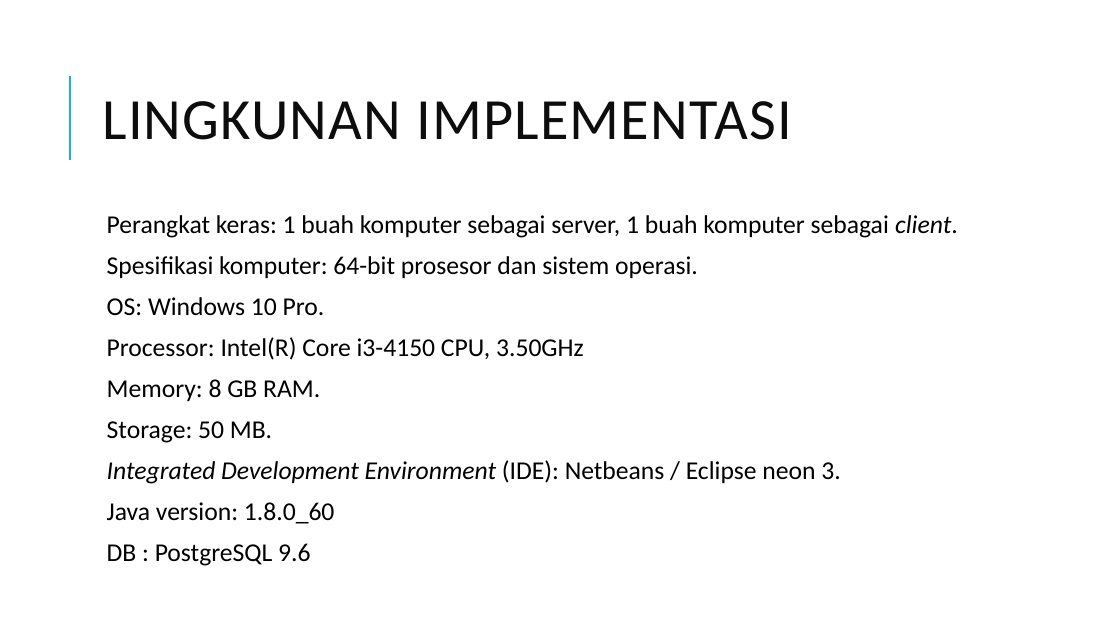
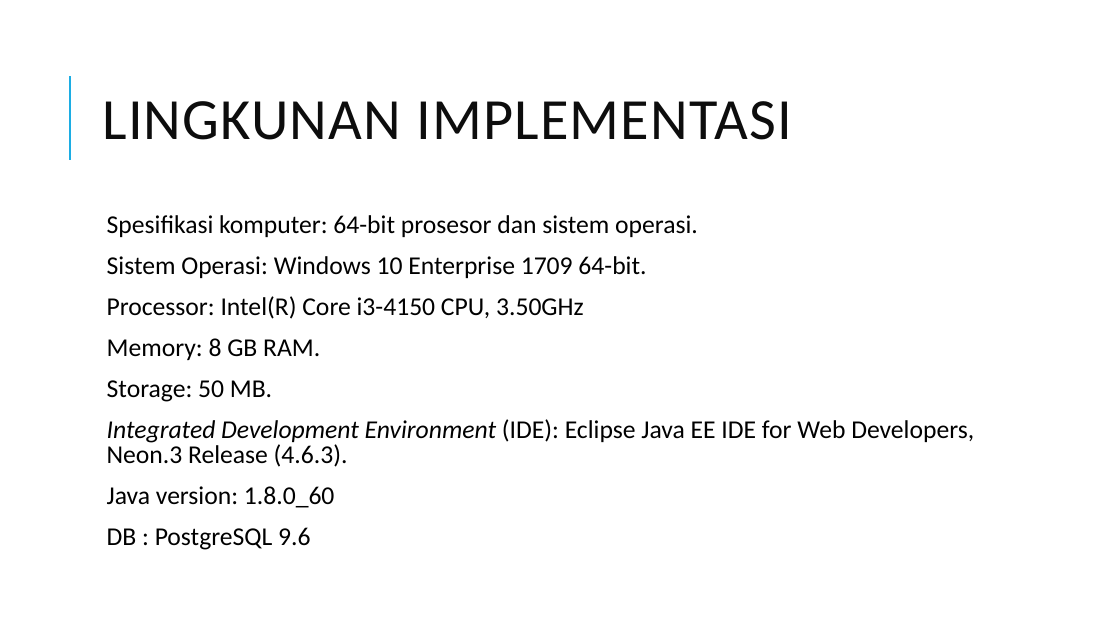
Before and after one commit to edriclaksaputra/tugasakhir, a slide deck: slide 39 of PPT.pptx (slide 35 before the commit). Drawn at 1120x630 pixels with LibreOffice and Linux fonts; fonts in the diff are those of the drawing. Boxes give left, top, right and bottom in pixels: in the first picture for what was removed or moved away, otherwise in the second. Text is boxed around its words. In the diff, an @@ line names an element or a change of style, - is before the commit and + after.

```diff
--- a/PPT.pptx
+++ b/PPT.pptx
@@ text at (107, 215, 958, 238): paragraph removed @@
-  Perangkat keras: 1 buah komputer sebagai server, 1 buah komputer sebagai client.
@@ text at (107, 256, 646, 278): text changed @@
-  OS: Windows 10 Pro.
+  Sistem Operasi: Windows 10 Enterprise 1709 64-bit.
@@ text at (107, 419, 974, 467): text changed; italic off @@
-  Integrated Development Environment (IDE): Netbeans / Eclipse neon 3.
+  Integrated Development Environment (IDE): Eclipse Java EE IDE for Web Developers, Neon.3 Release (4.6.3).
```
Also in this commit, not shown: 10 other slides changed, 16 slides added, 3 slides removed, 13 other files.
